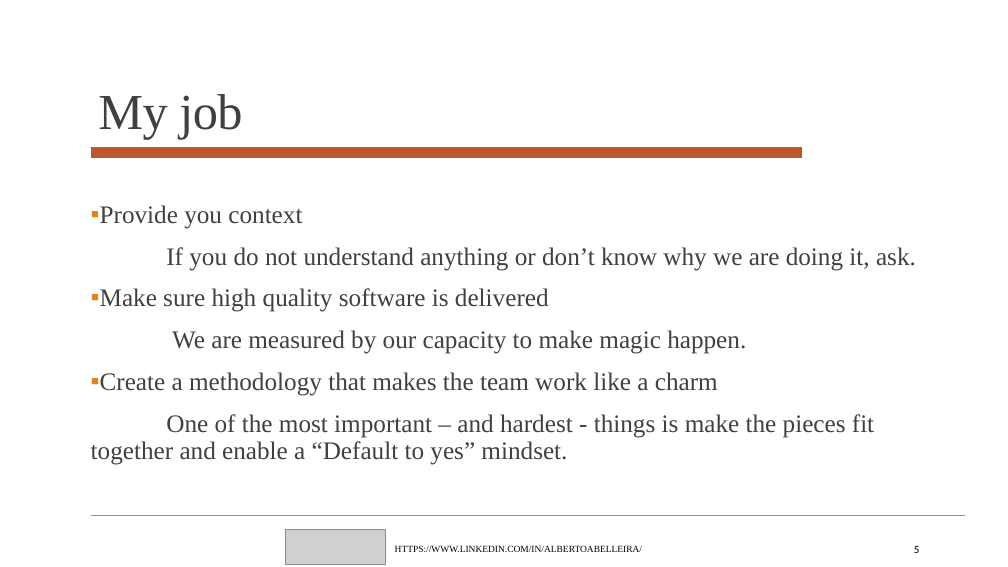
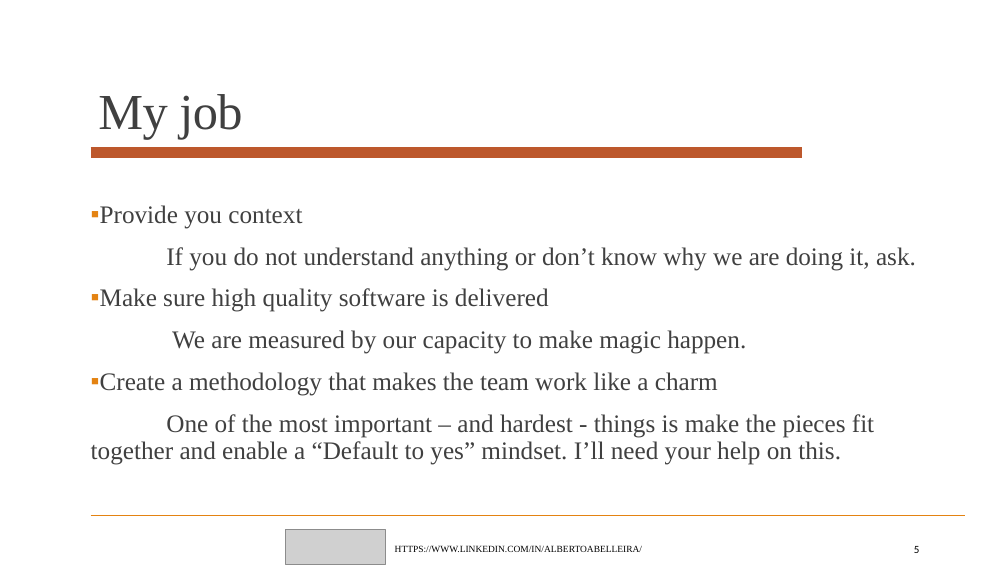
Before and after one commit to albertoabelleira/management, a slide deck: slide 5 of My_readme_as_a_manager.pptx. Drawn at 1008x567 pixels with LibreOffice and Linux fonts; fonts in the diff are those of the drawing; grey boxes stand for pictures. Boxes give left, top, right and bottom in pixels: in the first picture for what was removed or moved away, otherwise in the second. Text is boxed around its words. In the diff, an @@ line names an element or a change of style, - is before the commit and + after.

```diff
--- a/My_readme_as_a_manager.pptx
+++ b/My_readme_as_a_manager.pptx
@@ text at [91,414,874,465]: text changed @@
-One of the most important – and hardest - things is make the pieces fit together and enable a “Default to yes” mindset.
+One of the most important – and hardest - things is make the pieces fit together and enable a “Default to yes” mindset. I’ll need your help on this.
```
Also in this commit, not shown: 4 other slides changed, 1 slide added.
